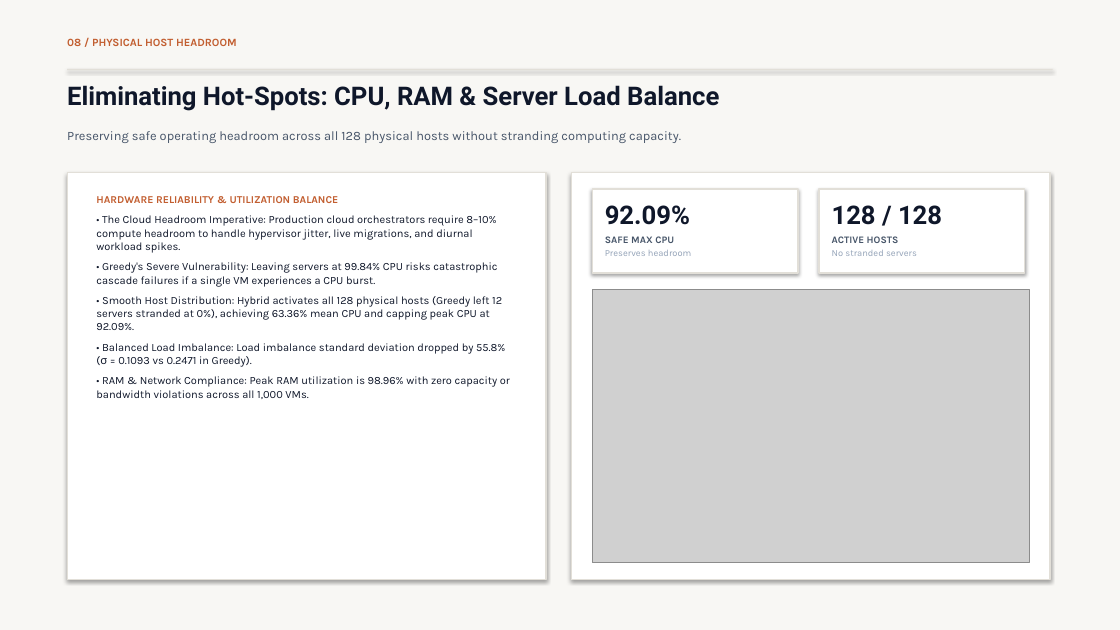
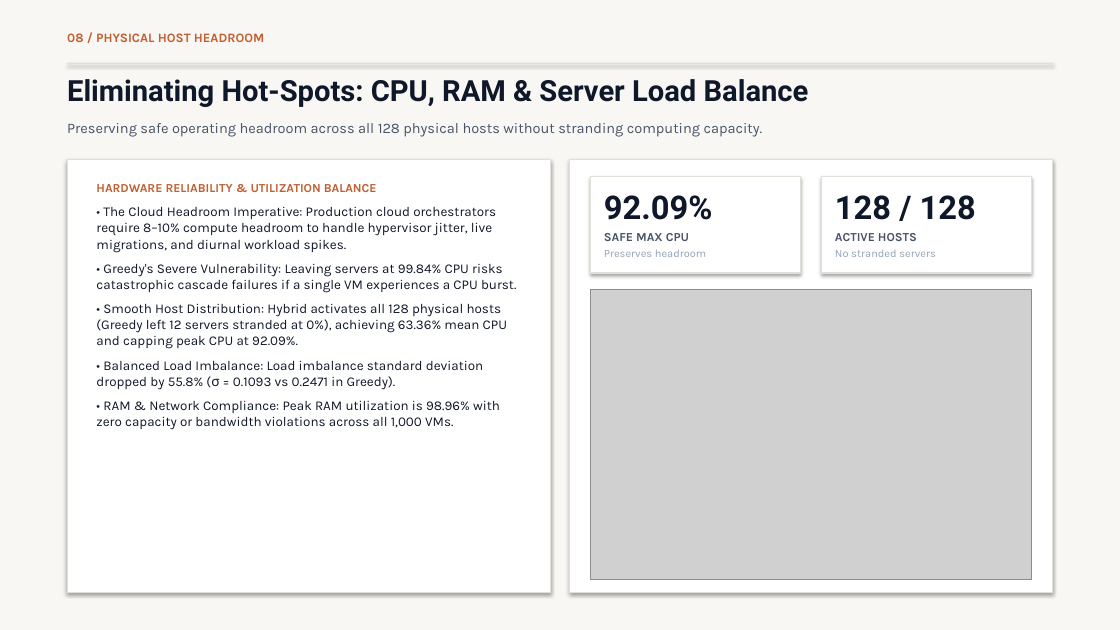
Before and after one commit to moparthipranav/CloudComputingProject, a slide deck: slide 9 of VM_Placement_Optimization_Presentation.pptx. Drawn at 1120x630 pixels with LibreOffice and Linux fonts; fonts in the diff are those of the drawing; grey boxes stand for pictures. Boxes give left, top, right and bottom in pixels: in the first picture for what was removed or moved away, otherwise in the second. Text is boxed around its words. In the diff, an @@ line names an element or a change of style, - is before the commit and + after.

Commit message:
Update presentation: increase font sizes, fill slide canvas, remove lead investigator on title slide

```diff
--- a/VM_Placement_Optimization_Presentation.pptx
+++ b/VM_Placement_Optimization_Presentation.pptx
@@ text "08 / PHYSICAL HOST HEADROOM" at bbox=[67, 33, 264, 42]: size 9.5 to 11 pt @@
@@ text "Eliminating Hot-Spots: CPU, RAM & ..." at bbox=[67, 79, 809, 107]: size 22 to 25 pt @@
@@ rectangle: place and size @@
-rectangle at bbox=[67, 69, 1053, 70]
+rectangle at bbox=[67, 63, 1053, 64]
@@ text "Preserving safe operating headroom across ...": place and size @@
-text "Preserving safe operating headroom across ..." at bbox=[67, 131, 681, 143]
+text "Preserving safe operating headroom across ..." at bbox=[67, 123, 763, 137]
@@ text "Preserving safe operating headroom across ..." at bbox=[67, 123, 763, 137]: size 11 to 12.5 pt @@
@@ rectangle: place and size @@
-rectangle at bbox=[67, 172, 546, 580]
+rectangle at bbox=[67, 160, 550, 592]
@@ text "HARDWARE RELIABILITY & UTILIZATION BALANCE": place and size @@
-text "HARDWARE RELIABILITY & UTILIZATION BALANCE" at bbox=[96, 196, 510, 399]
+text "HARDWARE RELIABILITY & UTILIZATION BALANCE" at bbox=[96, 184, 516, 430]
@@ text "HARDWARE RELIABILITY & UTILIZATION BALANCE" at bbox=[96, 184, 516, 430]: size 9 to 10.5 pt in "HARDWARE RELIABILITY & UTILIZATION BALANCE"; size 9.5 to 11.5 pt; more space between paragraphs @@
@@ rectangle: place and size @@
-rectangle at bbox=[571, 172, 1050, 580]
+rectangle at bbox=[570, 160, 1053, 592]
@@ rectangle: place and size @@
-rectangle at bbox=[592, 189, 798, 273]
+rectangle at bbox=[591, 176, 801, 273]
@@ rectangle: place and size @@
-rectangle at bbox=[819, 189, 1025, 273]
+rectangle at bbox=[822, 176, 1032, 273]
@@ text "92.09%": place and size @@
-text "92.09%" at bbox=[605, 205, 691, 256]
+text "92.09%" at bbox=[604, 195, 712, 257]
@@ text "92.09%" at bbox=[604, 195, 712, 257]: size 22 to 28 pt in "92.09%"; size 8.5 to 10.5 pt in "SAFE MAX CPU"; size 8 to 9.5 pt in "Preserves headroom" @@
@@ text "128 / 128": place and size @@
-text "128 / 128" at bbox=[832, 205, 942, 256]
+text "128 / 128" at bbox=[835, 195, 976, 257]
@@ text "128 / 128" at bbox=[835, 195, 976, 257]: size 22 to 28 pt in "128 / 128"; size 8.5 to 10.5 pt in "ACTIVE HOSTS"; size 8 to 9.5 pt in "No stranded servers" @@
@@ picture: place and size @@
-picture at bbox=[592, 290, 1029, 563]
+picture at bbox=[591, 290, 1032, 580]
```
Also in this commit, not shown: 11 other slides changed, 3 other files.
